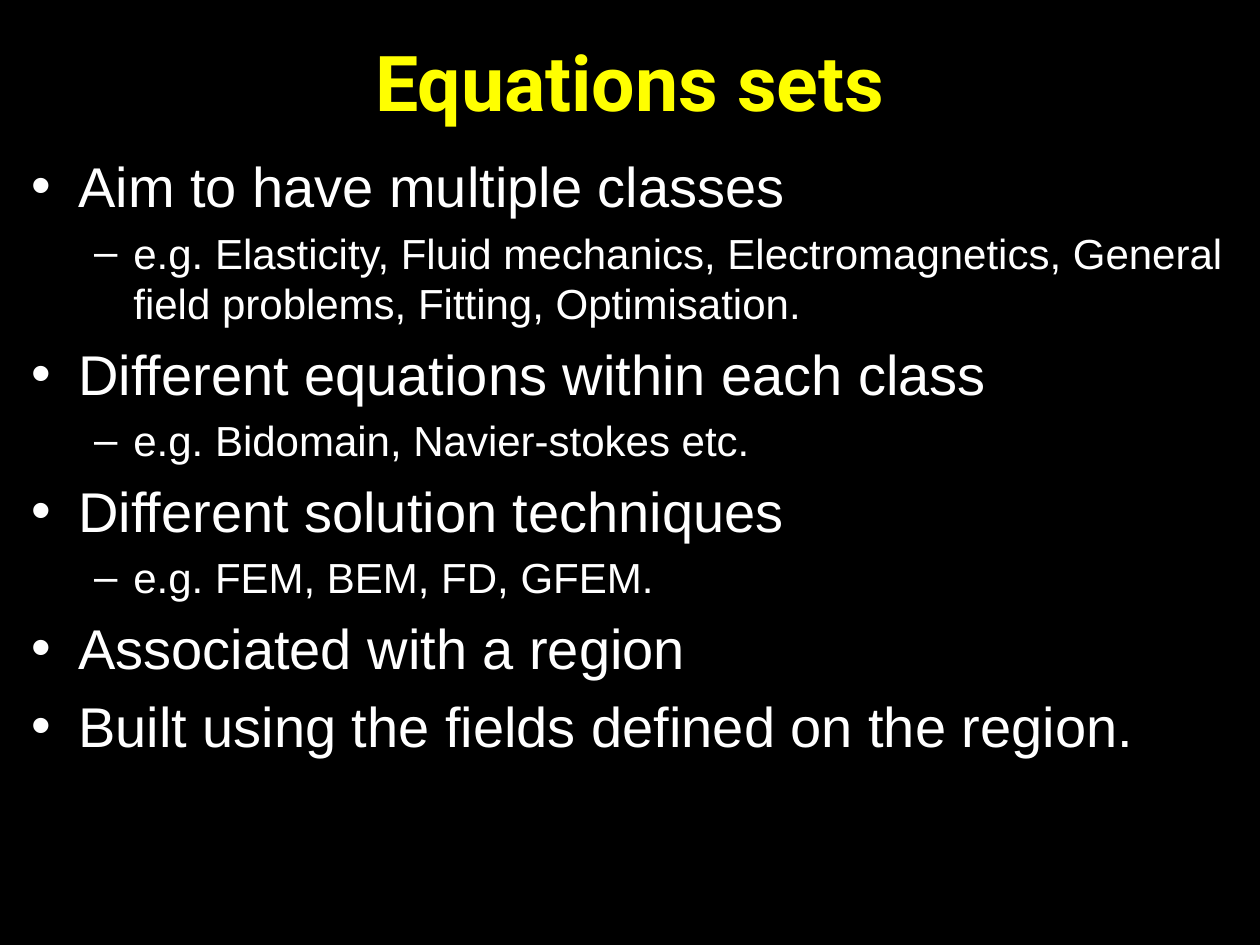
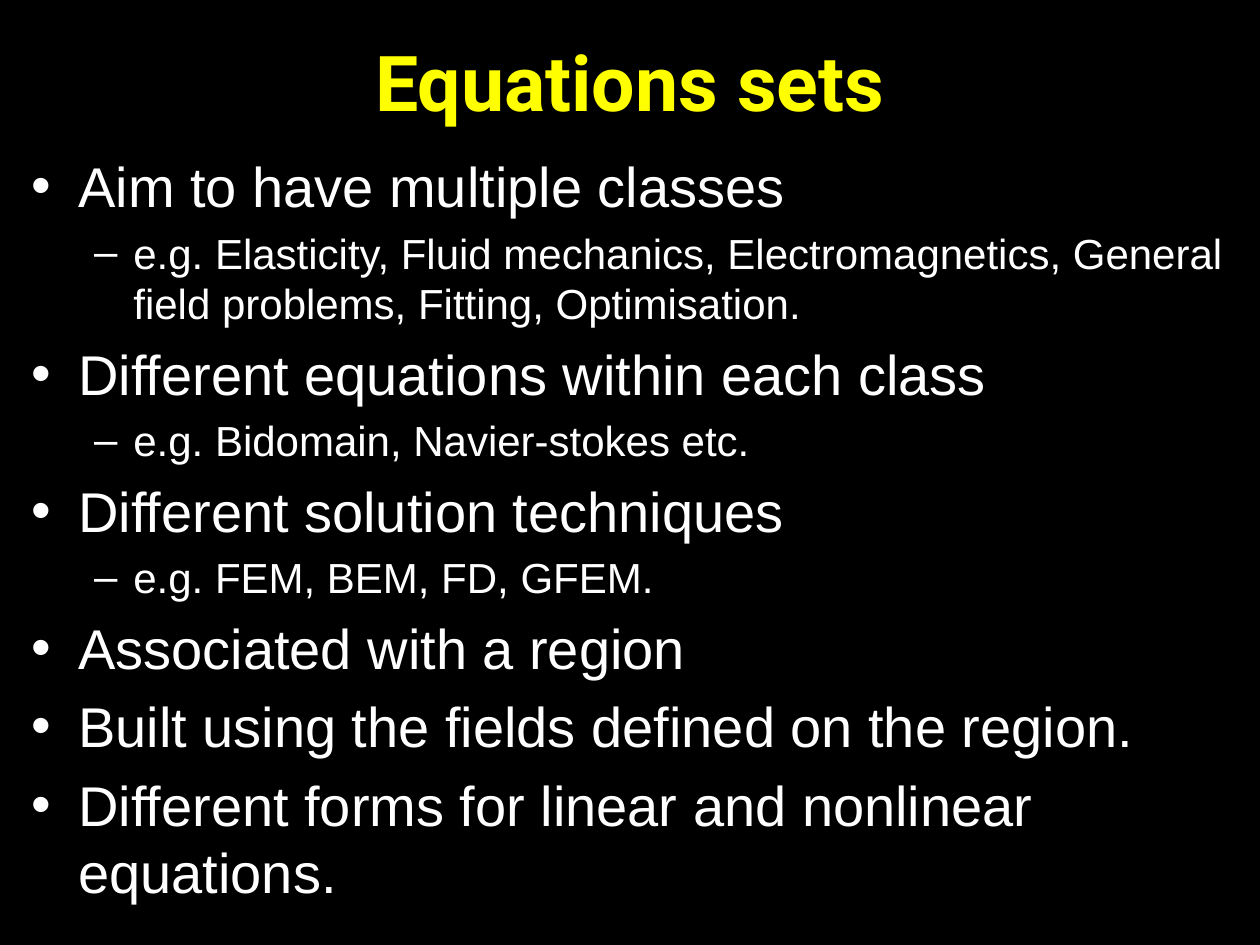
Before and after one commit to OpenCMISS/cm, a slide deck: slide 53 of doc/openCMISS.pptx. Drawn at 1260x945 pixels with LibreOffice and Linux fonts; fonts in the diff are those of the drawing. Boxes give left, top, right and bottom in pixels: in the first picture for what was removed or moved away, otherwise in the second. Text is boxed around its words. In the diff, an @@ line names an element or a change of style, - is before the commit and + after.

Commit message:
Changes for linear/nonlinear equations. First go at CellML interface from Andre/Chris.

```diff
--- a/doc/openCMISS.pptx
+++ b/doc/openCMISS.pptx
@@ text at [78,785,1032,904]: paragraph added @@
+• Different forms for linear and nonlinear equations.
```
Also in this commit, not shown: 3 other slides changed, 8 slides added.
